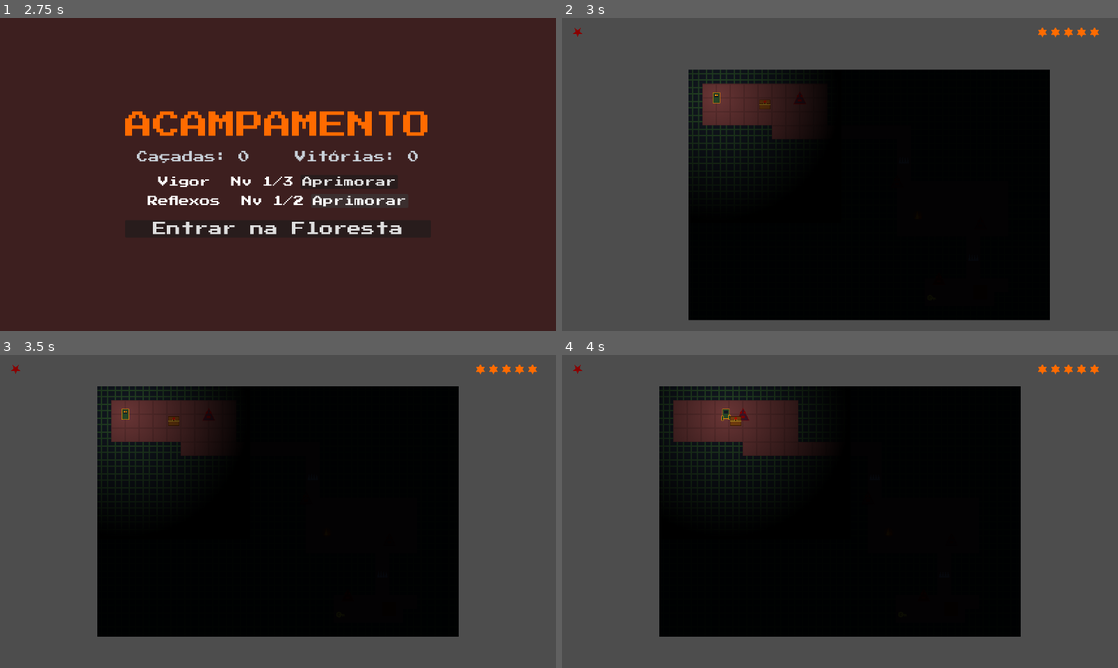
Above: before the commit, frames 1-4 (two rows, left to right).
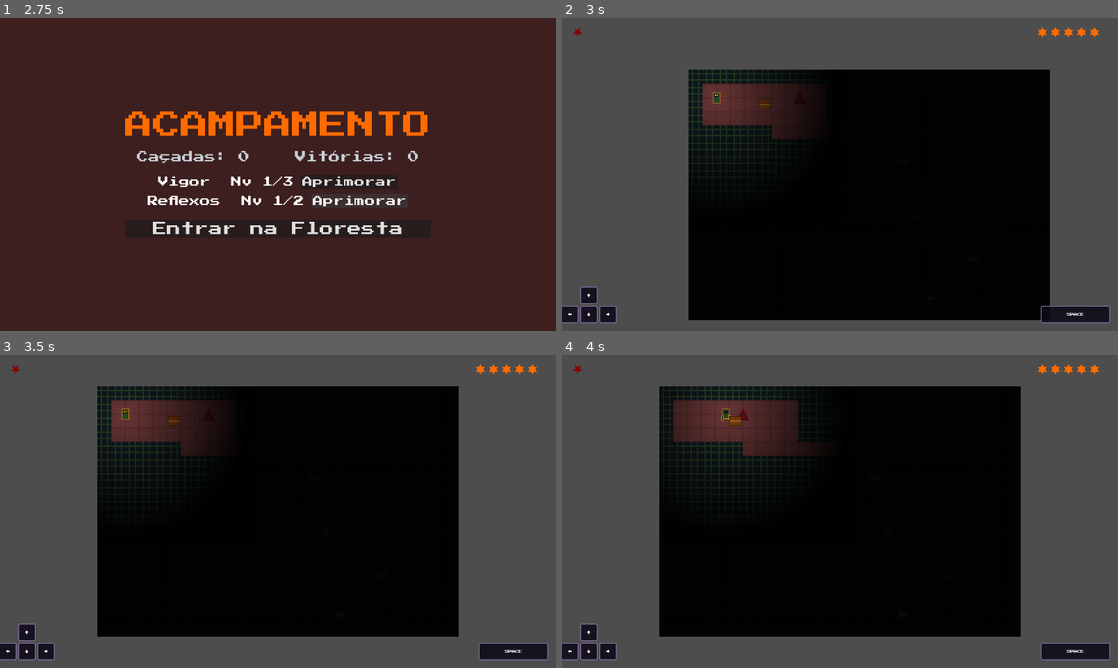
Above: after the commit, the same moments.

Repository: baltazarparra/darkgrid
Game: Godot game, scene res://scenes/ui/main_menu.tscn
Same seed, same stepped clock (60 frames per second), same inputs: the game is played once before the commit and once after it.
Inputs (mouse positions are in pixels of both pictures, inside the frame that each line leads up to):
- Up to frame 1 (2.75 s): click "Iniciar" at 0.5 s; click "Aprimorar" at 1.25 s; click "Aprimorar" at 2 s
- Up to frame 2 (3 s): click "Entrar na Floresta" at 2.75 s
- Up to frame 3 (3.5 s): no input
- Up to frame 4 (4 s): tap Enter (ui_accept) at 3.5, 3.77 s; move the mouse to (962, 495) at 3.52 s; hold Right (ui_right) from 3.53 s (still down); hold Shift from 3.53 s (still down); click (962, 495) at 3.67 s

Frame 1 is identical in both runs. In frame 2, 1.2% of the frame differs, in the area x 0-99%, y 85-98%; in frame 3, 1.3%; in frame 4, 1.3%.

Commit message:
feat(ui): controles visíveis no bottom — D-pad + barra SPACE
- ControlsHud (CanvasLayer layer=20): 4 teclas de seta em cruz +
  barra SPACE larga, canto inferior esquerdo/direito
- Estilo dark-purple com borda, fonte Press Start 2P 8px
- Adicionado em arena.tscn e exploration.tscn

Co-Authored-By: Claude Sonnet 4.6 <noreply@anthropic.com>

Diff:
--- a/scenes/arena/arena.tscn
+++ b/scenes/arena/arena.tscn
@@ -1,5 +1,6 @@
-[gd_scene load_steps=16 format=3 uid="uid://arena_main"]
+[gd_scene load_steps=17 format=3 uid="uid://arena_main"]
 
+[ext_resource type="Script" path="res://scripts/ui/controls_hud.gd" id="16_controls"]
 [ext_resource type="Script" path="res://scripts/ui/doom_fire.gd" id="15_fire"]
 [ext_resource type="Script" path="res://scripts/arena/arena_manager.gd" id="1_manager"]
 [ext_resource type="PackedScene" path="res://scenes/ui/hud.tscn" id="14_hud"]
@@ -54,3 +55,6 @@
 script = ExtResource("6_bubble")
 
 [node name="Hud" parent="." instance=ExtResource("14_hud")]
+
+[node name="ControlsHud" type="CanvasLayer" parent="."]
+script = ExtResource("16_controls")
--- a/scenes/exploration/exploration.tscn
+++ b/scenes/exploration/exploration.tscn
@@ -1,8 +1,9 @@
-[gd_scene load_steps=4 format=3 uid="uid://exploration01"]
+[gd_scene load_steps=5 format=3 uid="uid://exploration01"]
 
 [ext_resource type="Script" path="res://scripts/exploration/exploration_manager.gd" id="1_mgr"]
 [ext_resource type="PackedScene" uid="uid://caipora_explore" path="res://scenes/exploration/caipora.tscn" id="2_caipora"]
 [ext_resource type="PackedScene" uid="uid://hud_combat" path="res://scenes/ui/hud.tscn" id="3_hud"]
+[ext_resource type="Script" path="res://scripts/ui/controls_hud.gd" id="4_controls"]
 
 [node name="ExplorationManager" type="Node2D"]
 script = ExtResource("1_mgr")
@@ -20,3 +21,6 @@
 color = Color(0.0509804, 0.0666667, 0.0901961, 1)
 
 [node name="Hud" parent="." instance=ExtResource("3_hud")]
+
+[node name="ControlsHud" type="CanvasLayer" parent="."]
+script = ExtResource("4_controls")
--- /dev/null
+++ b/scripts/ui/controls_hud.gd
@@ -0,0 +1,56 @@
+class_name ControlsHud
+extends CanvasLayer
+
+# ─── Constants ─────────────────────────────────────
+const SW: float = 1280.0
+const SH: float = 720.0
+const KEY_SZ: float = 40.0
+const SPACE_W: float = 160.0
+const GAP: float = 4.0
+const MARGIN: float = 18.0
+
+# ─── Lifecycle ─────────────────────────────────────
+func _ready() -> void:
+	layer = 20
+
+	var root := Control.new()
+	root.set_anchors_and_offsets_preset(Control.PRESET_FULL_RECT)
+	root.mouse_filter = Control.MOUSE_FILTER_IGNORE
+	add_child(root)
+
+	# Linha de baixo (↓ ← →) e linha de cima (↑)
+	var y2: float = SH - MARGIN - KEY_SZ      # topo da linha de baixo
+	var y1: float = y2 - KEY_SZ - GAP          # topo da linha de cima (↑)
+	var cx: float = MARGIN + KEY_SZ + GAP      # centro horizontal do D-pad
+
+	_key(root, "↑", cx - KEY_SZ * 0.5,          y1)
+	_key(root, "←", cx - KEY_SZ * 1.5 - GAP,    y2)
+	_key(root, "↓", cx - KEY_SZ * 0.5,          y2)
+	_key(root, "→", cx + KEY_SZ * 0.5 + GAP,    y2)
+
+	# Barra de espaço — direita inferior
+	_key(root, "SPACE", SW - MARGIN - SPACE_W, y2, SPACE_W)
+
+# ─── Private helpers ───────────────────────────────
+func _key(parent: Control, label: String, x: float, y: float, w: float = KEY_SZ) -> void:
+	var panel := Panel.new()
+	panel.position = Vector2(x, y)
+	panel.size = Vector2(w, KEY_SZ)
+	panel.mouse_filter = Control.MOUSE_FILTER_IGNORE
+
+	var style := StyleBoxFlat.new()
+	style.bg_color = Color(0.06, 0.04, 0.10, 0.88)
+	style.border_color = Color(0.50, 0.44, 0.62, 1.0)
+	style.set_border_width_all(2)
+	style.set_corner_radius_all(4)
+	panel.add_theme_stylebox_override("panel", style)
+	parent.add_child(panel)
+
+	var lbl := Label.new()
+	lbl.text = label
+	lbl.set_anchors_and_offsets_preset(Control.PRESET_FULL_RECT)
+	lbl.horizontal_alignment = HORIZONTAL_ALIGNMENT_CENTER
+	lbl.vertical_alignment = VERTICAL_ALIGNMENT_CENTER
+	lbl.add_theme_font_size_override("font_size", 8)
+	lbl.mouse_filter = Control.MOUSE_FILTER_IGNORE
+	panel.add_child(lbl)
Not shown, added: scripts/ui/controls_hud.gd.uid
